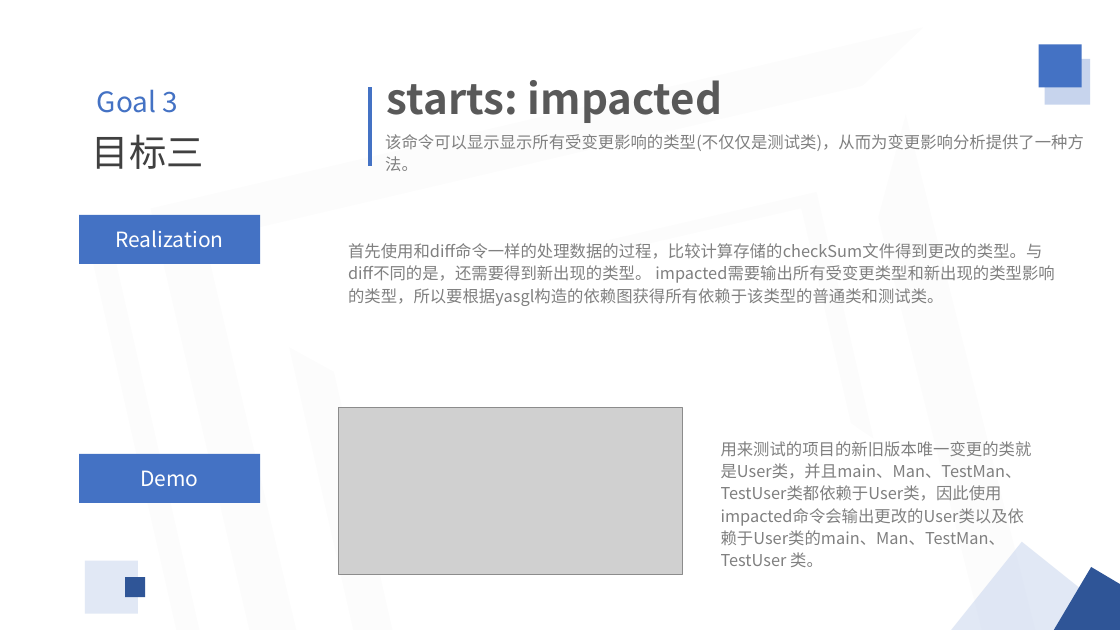
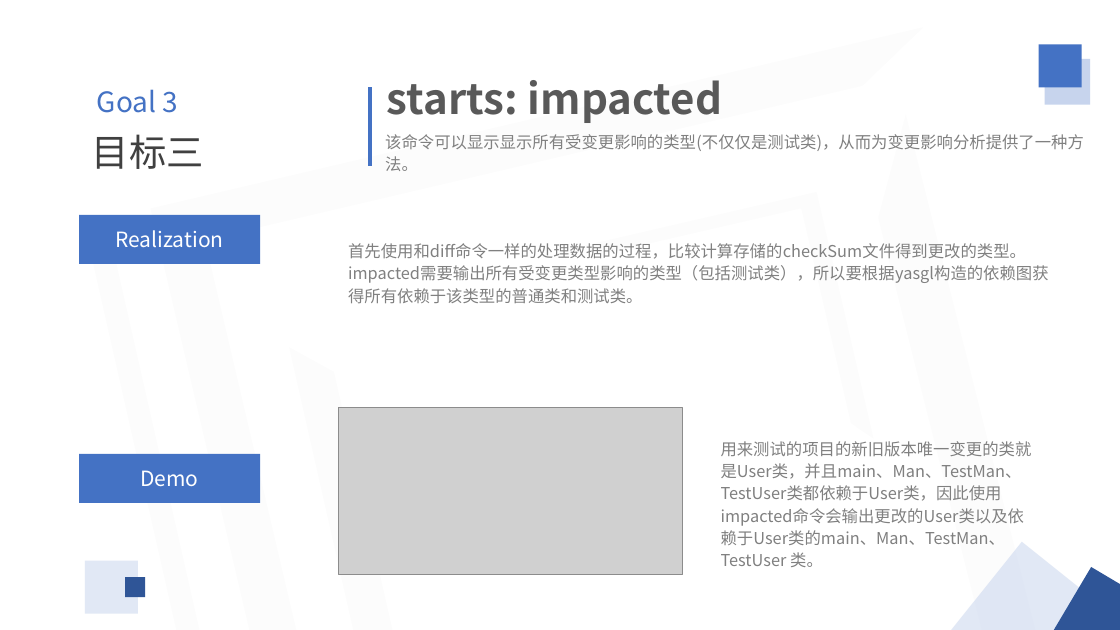
Before and after one commit to Truth-NJU/Static-Test-Selection-Tool, a slide deck: slide 15 of 工具汇报.pptx. Drawn at 1120x630 pixels with LibreOffice and Linux fonts; fonts in the diff are those of the drawing; grey boxes stand for pictures. Boxes give left, top, right and bottom in pixels: in the first picture for what was removed or moved away, otherwise in the second. Text is boxed around its words. In the diff, an @@ line names an element or a change of style, - is before the commit and + after.

```diff
--- a/工具汇报.pptx
+++ b/工具汇报.pptx
@@ text at <box>348,243,1049,304</box>: text changed @@
-首先使用和diff命令一样的处理数据的过程，比较计算存储的checkSum文件得到更改的类型。与diff不同的是，还需要得到新出现的类型。 impacted需要输出所有受变更类型和新出现的类型影响的类型，所以要根据yasgl构造的依赖图获得所有依赖于该类型的普通类和测试类。
+首先使用和diff命令一样的处理数据的过程，比较计算存储的checkSum文件得到更改的类型。impacted需要输出所有受变更类型影响的类型（包括测试类），所以要根据yasgl构造的依赖图获得所有依赖于该类型的普通类和测试类。
```
Also in this commit, not shown: 1 other slide changed, 3 other files.
